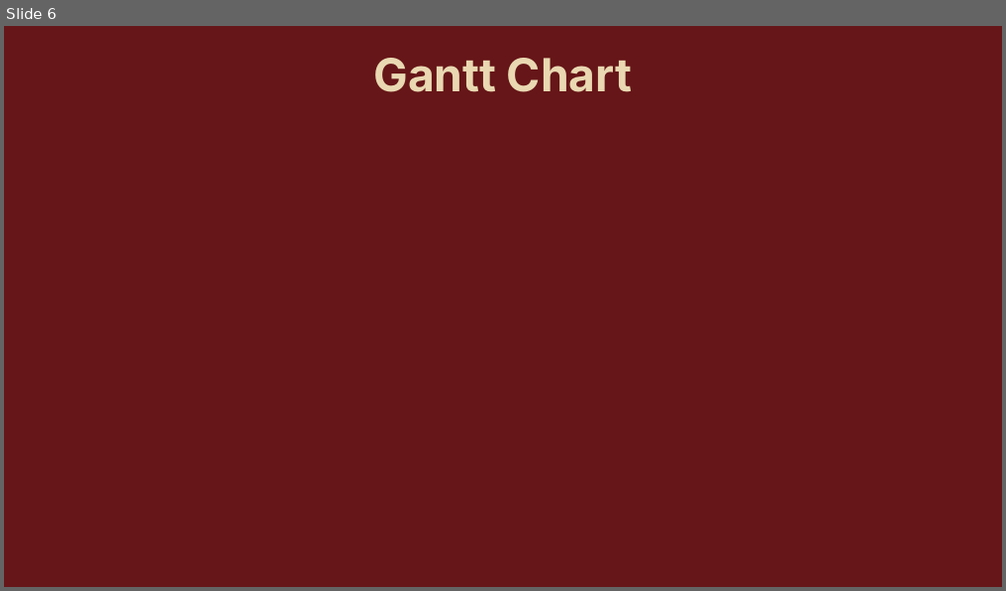
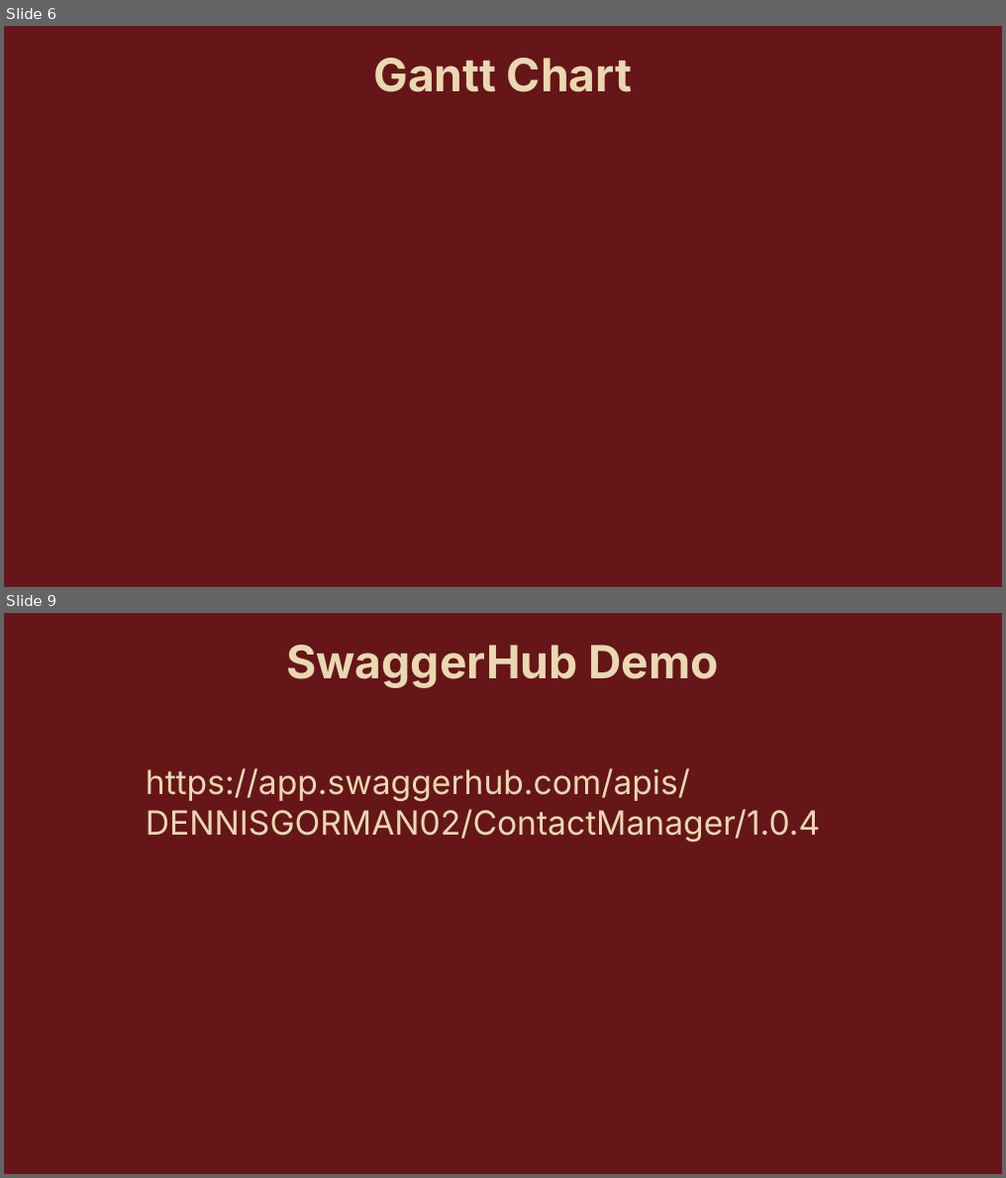
Before and after one commit to matt11matthew/ContactManager, a slide deck: Presentation/Contact Manager Presentation.pptx. Shown one above the other, each under a label of ours: slide 6 before the commit, slides 6 and 9 after it; the slides between them are not shown. The pictures are 1006x591 and 1006x1178 pixels, drawn with LibreOffice and Linux fonts; fonts in the diff are those of the drawing. Boxes give left, top, right and bottom in pixels: in the first picture for what was removed or moved away, otherwise in the second. Text is boxed around its words. In the diff, an @@ line names an element or a change of style, - is before the commit and + after.

```diff
--- a/Presentation/Contact Manager Presentation.pptx
+++ b/Presentation/Contact Manager Presentation.pptx
@@ slide 9 added at [4, 613, 1002, 1174], background #661618 @@
@@ text added at [287, 645, 718, 688], 44 pt, text #E9D8B2, bold @@
+SwaggerHub Demo
@@ text added at [146, 768, 820, 842], 32 pt, text #E9D8B2 @@
+https://app.swaggerhub.com/apis/DENNISGORMAN02/ContactManager/1.0.4
```
Also in this commit, not shown: 6 slides changed.
